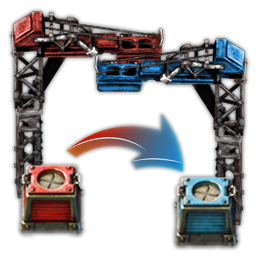
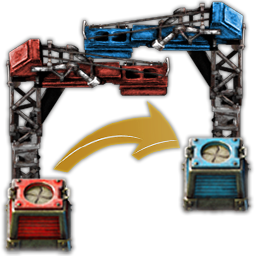
Before/after of a 256 x 256 layered artwork. What changed in the layer stack:
removed group "arrow" (in "Groupe 1") (4 layers) from group "Groupe 1" over 27, 0, 254, 256
removed layer "Calque 1" (was color) from group "arrow" over 27, 0, 254, 256
removed layer "3d-arrow06" from group "arrow" over 67, 114, 184, 172
renamed "hr-train-stop-bottom" to "arrow", showed it, moved it above "logistic-chest-passive-provider", painted on it over 52, 28, 254, 216
moved "logistic-chest-passive-provider" above "hr-train-stop-bottom", painted on it over 4, 165, 84, 254
moved "hr-train-stop-bottom" above "logistic-chest-requester", painted on it over 5, 11, 171, 239
painted on "logistic-chest-requester" over 174, 137, 251, 248
painted on "hr-train-stop-bottom copie" over 81, 1, 248, 226
